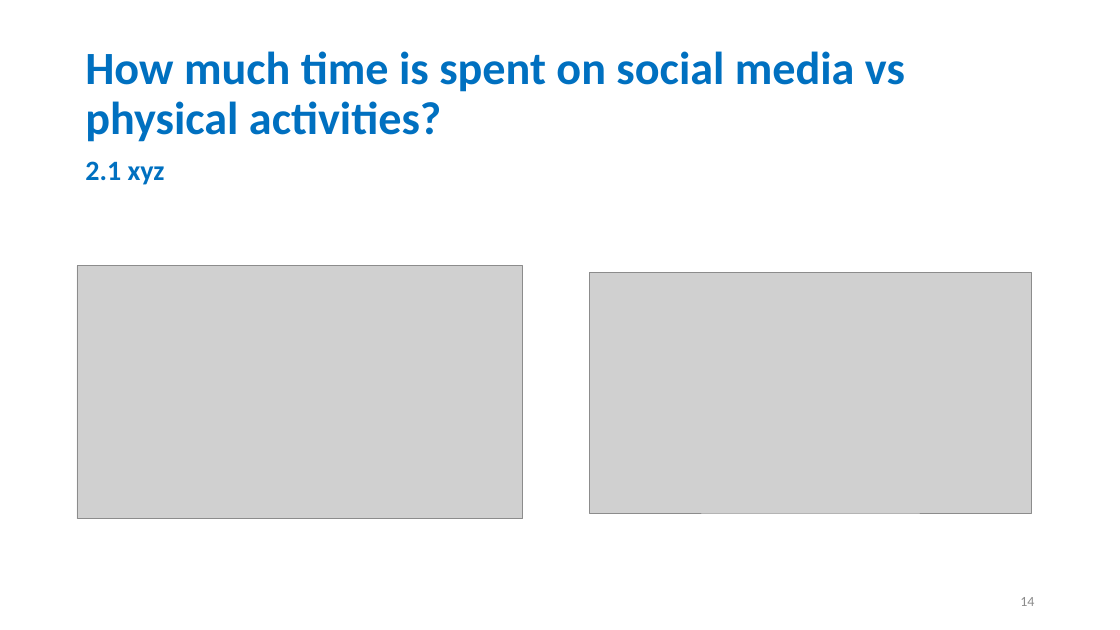
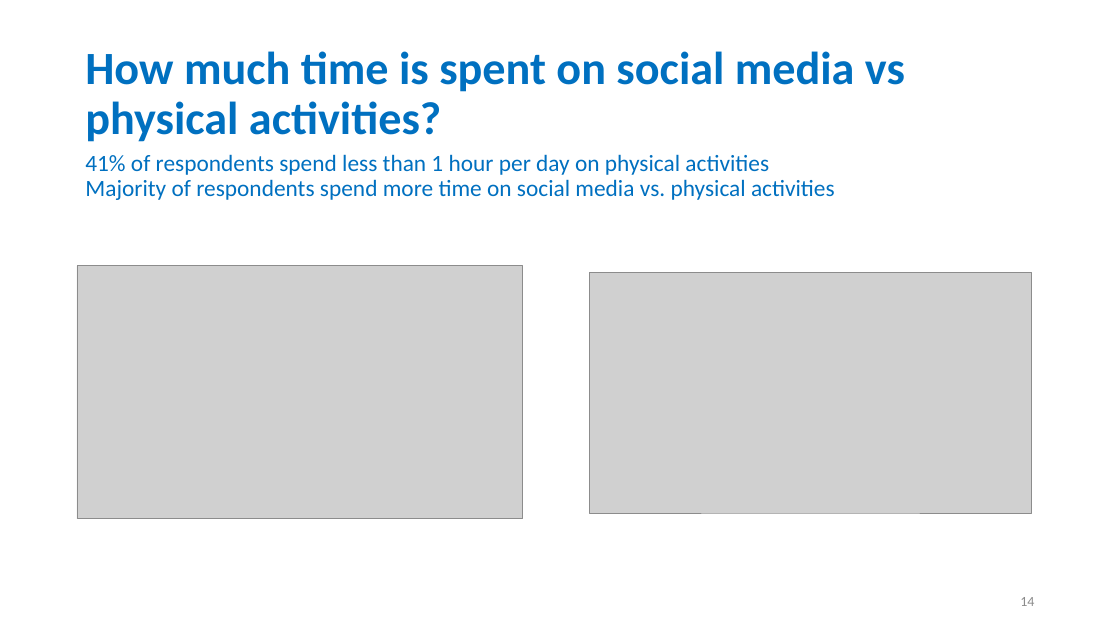
Before and after one commit to stephen823/Group_Project_1-How-Does-Social-Media-Impact-Our-Live, a slide deck: slide 14 of 002 - Deliverables/Social_Media_v0.01.pptx. Drawn at 1120x630 pixels with LibreOffice and Linux fonts; fonts in the diff are those of the drawing; grey boxes stand for pictures. Boxes give left, top, right and bottom in pixels: in the first picture for what was removed or moved away, otherwise in the second. Text is boxed around its words. In the diff, an @@ line names an element or a change of style, - is before the commit and + after.

```diff
--- a/002 - Deliverables/Social_Media_v0.01.pptx
+++ b/002 - Deliverables/Social_Media_v0.01.pptx
@@ text at <box>85,154,835,200</box>: text changed; size 24 to 20 pt; bold off @@
-2.1 xyz
+41% of respondents spend less than 1 hour per day on physical activities
+Majority of respondents spend more time on social media vs. physical activities
```
Also in this commit, not shown: 7 other slides changed.
